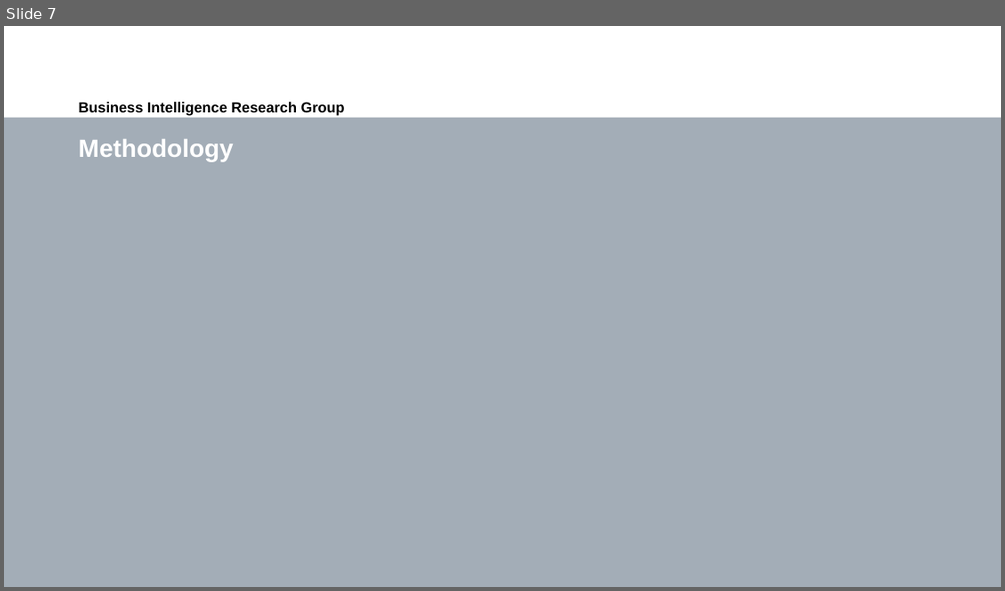
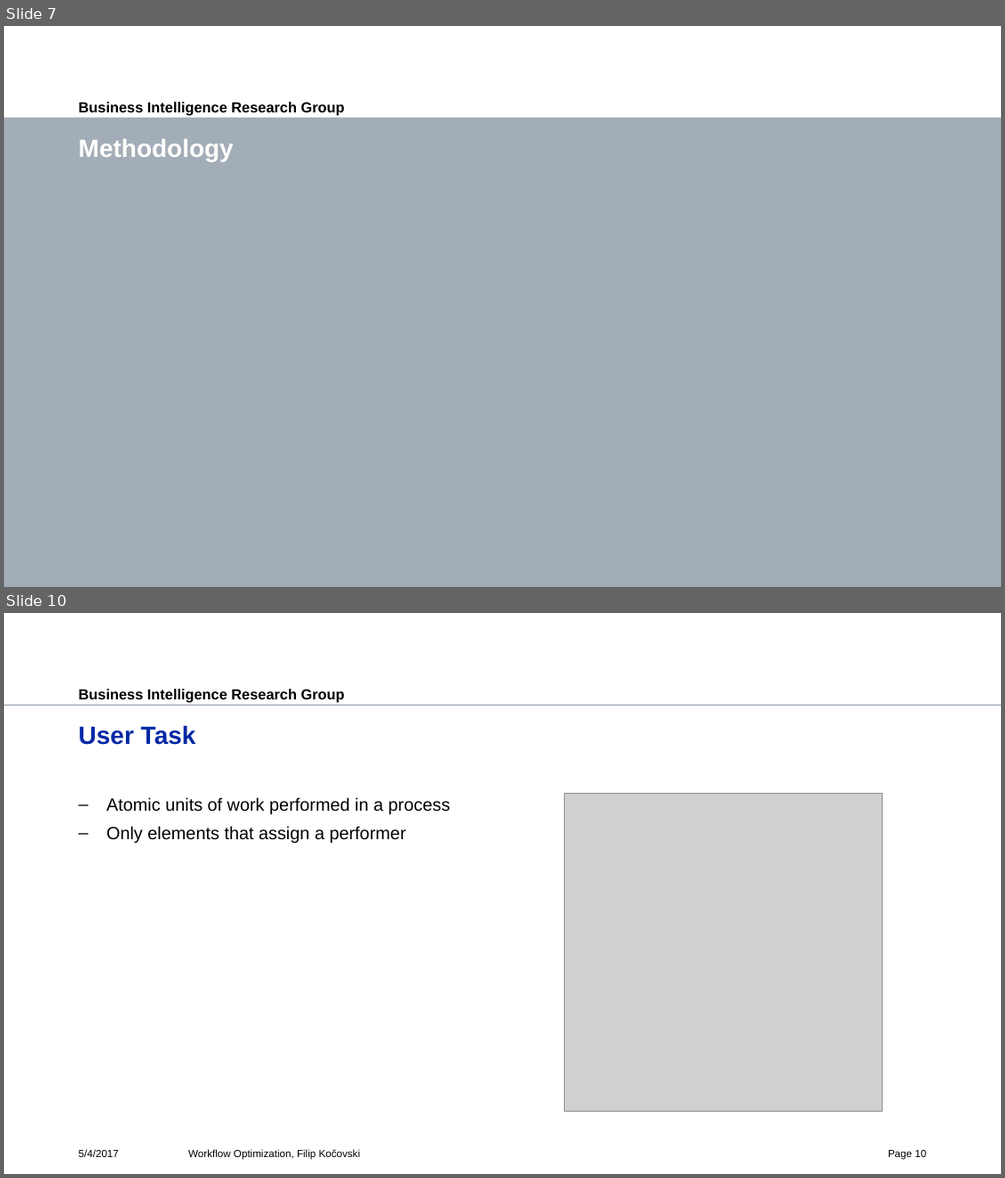
Before and after one commit to fkocovski/mt_presentation, a slide deck: Workflow Optimization.pptx. Shown one above the other, each under a label of ours: slide 7 before the commit, slides 7 and 10 after it; the slides between them are not shown. The pictures are 1005x591 and 1005x1178 pixels, drawn with LibreOffice and Linux fonts; fonts in the diff are those of the drawing; grey boxes stand for pictures; background and template pictures are left out. Boxes give left, top, right and bottom in pixels: in the first picture for what was removed or moved away, otherwise in the second. Text is boxed around its words. In the diff, an @@ line names an element or a change of style, - is before the commit and + after.

Commit message:
task flowtime

```diff
--- a/Workflow Optimization.pptx
+++ b/Workflow Optimization.pptx
@@ slide 10 added at [4, 613, 1001, 1174], background #FFFFFF; not listed: 2 template elements that a slide beside it also shows @@
@@ title added at [79, 725, 196, 745], 24 pt, text #0028A5, bold @@
+User Task
@@ text added at [106, 797, 451, 843], 17 pt, text #000000 @@
+– Atomic units of work performed in a process
+– Only elements that assign a performer
@@ picture added at [564, 793, 882, 1111] @@
@@ text added at [79, 1149, 119, 1157], 10 pt, text #000000 @@
+5/4/2017
@@ text added at [188, 1149, 361, 1159], 10 pt, text #000000 @@
+Workflow Optimization, Filip Kočovski
@@ page number added at [888, 1150, 926, 1159], 10 pt, text #000000 @@
+Page 10
```
Also in this commit, not shown: 35 slides changed, 7 other slides added.
